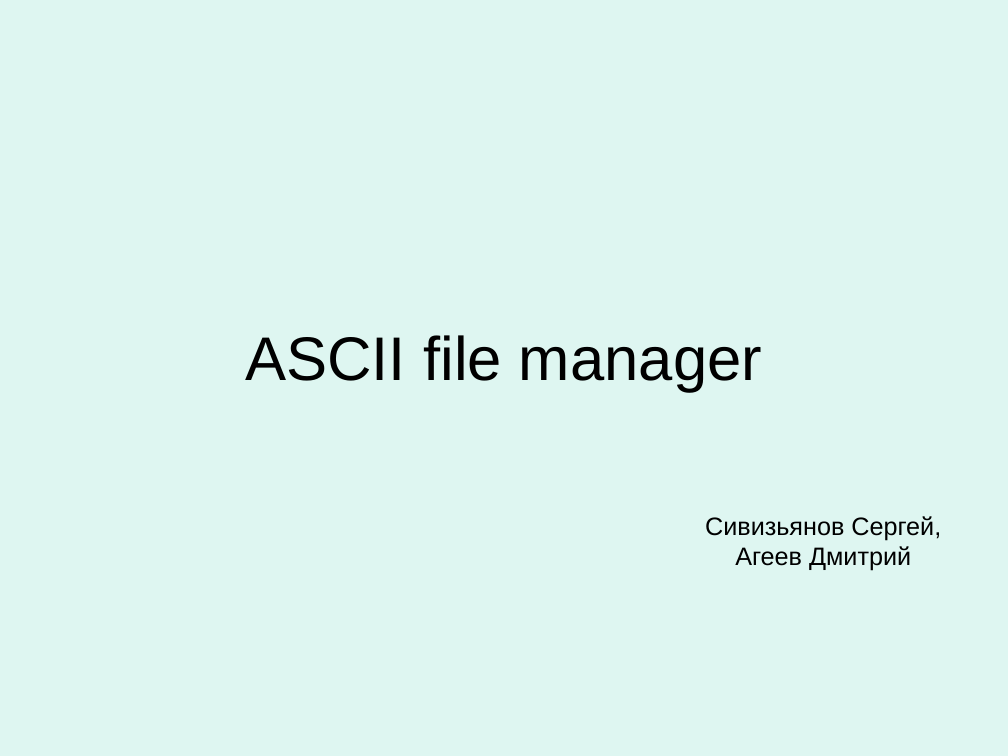
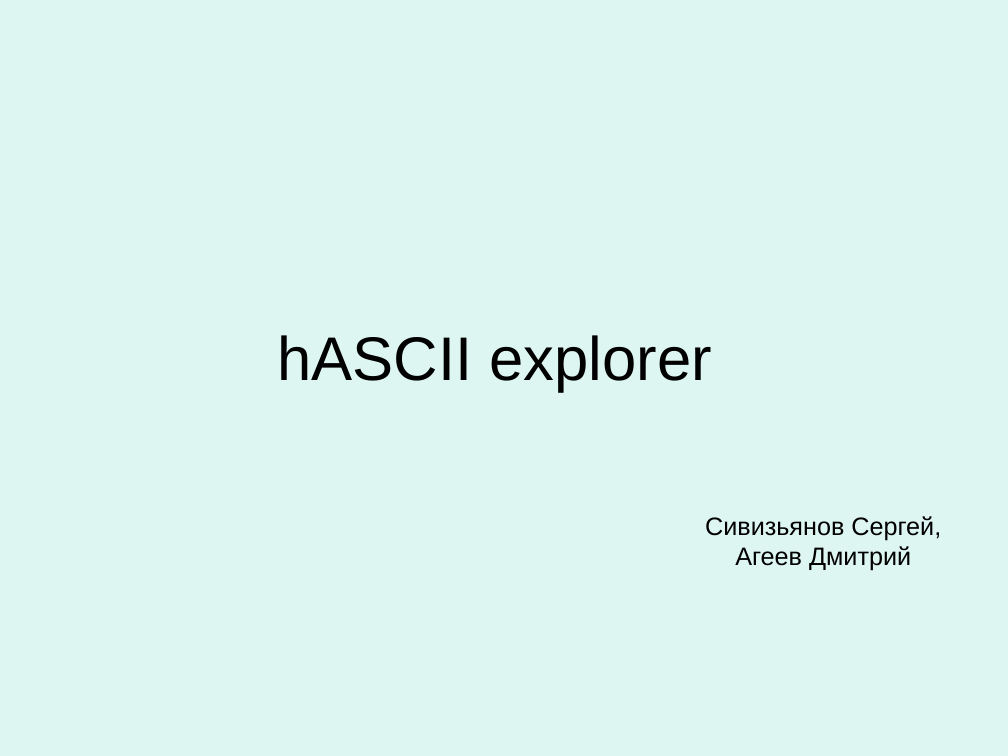
Before and after one commit to HnTRdevelop/Ascii-File-Viewer, a slide deck: slide 1 of ASCII file manager.ppt. Drawn at 1008x756 pixels with LibreOffice and Linux fonts; fonts in the diff are those of the drawing. Boxes give left, top, right and bottom in pixels: in the first picture for what was removed or moved away, otherwise in the second. Text is boxed around its words. In the diff, an @@ line names an element or a change of style, - is before the commit and + after.

```diff
--- a/ASCII file manager.ppt
+++ b/ASCII file manager.ppt
@@ title at (x1=278, y1=335, x2=712, y2=392): text changed @@
-ASCII file manager
+hASCII explorer
```
Also in this commit, not shown: 6 slides added, 1 slide removed.
